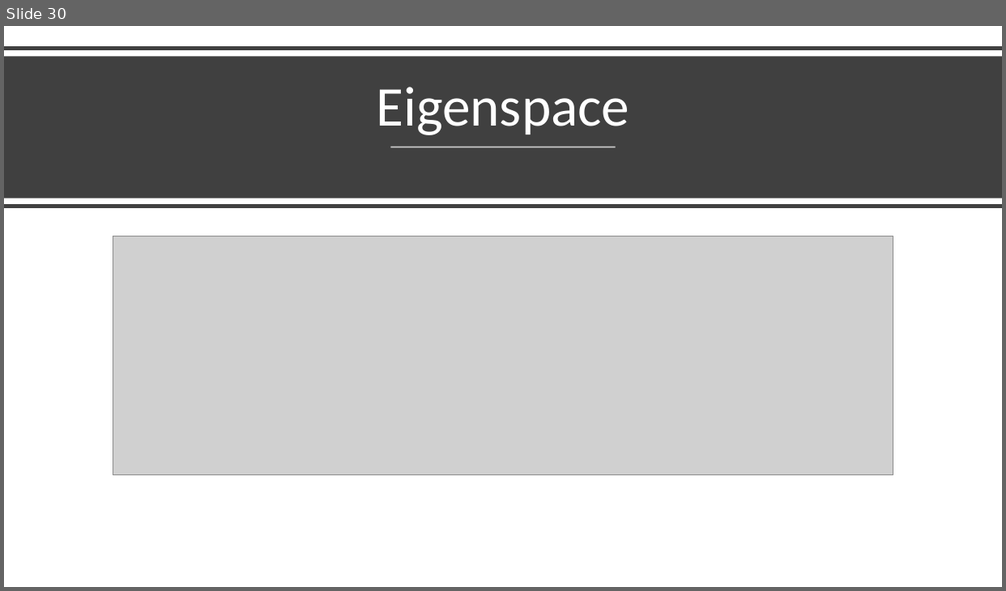
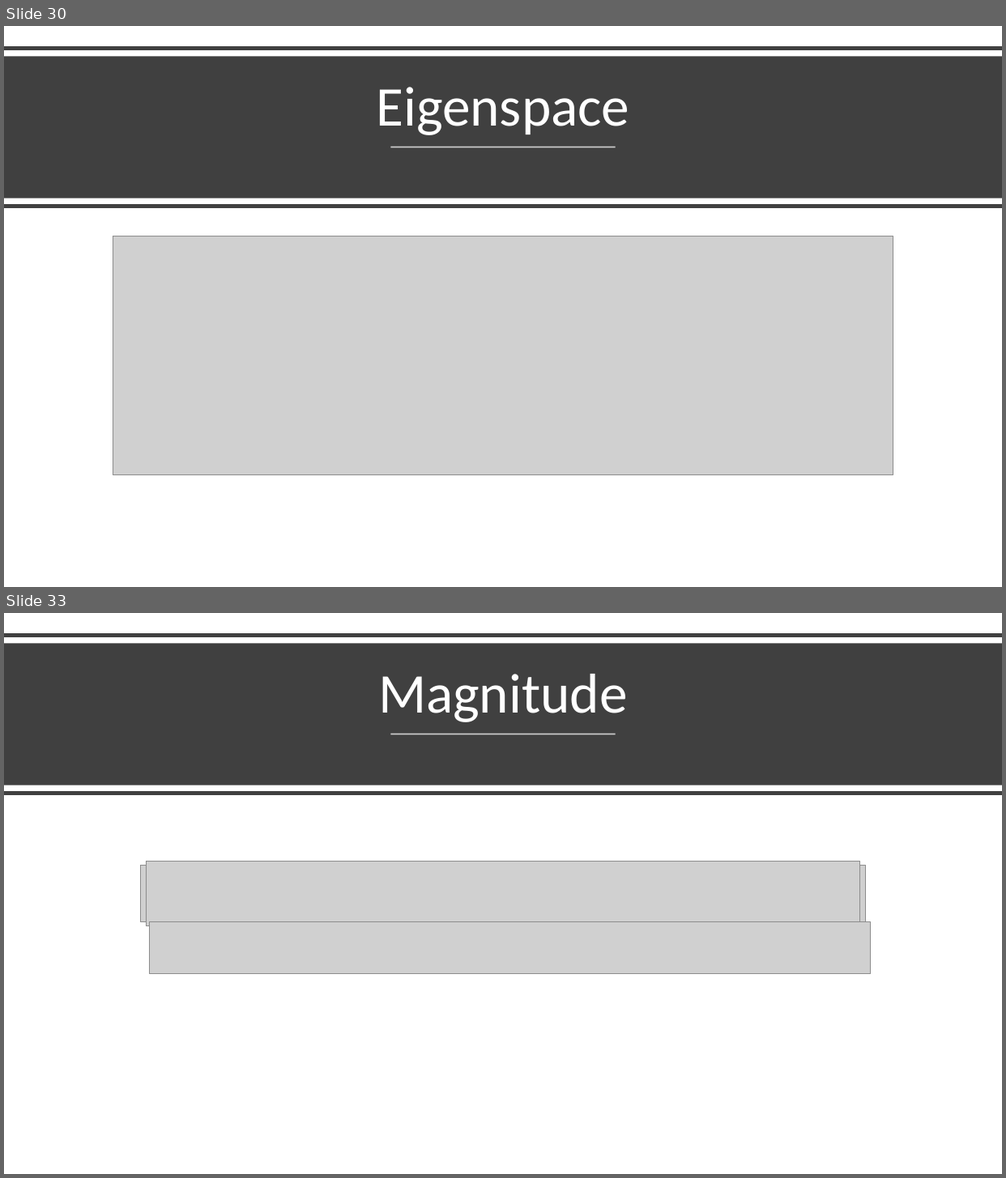
Before and after one commit to Jeffchen54/Linear-Definitions-and-Theorems, a slide deck: Unit 3-4 Definitions.pptx. Shown one above the other, each under a label of ours: slide 30 before the commit, slides 30 and 33 after it; the slides between them are not shown. The pictures are 1006x591 and 1006x1178 pixels, drawn with LibreOffice and Linux fonts; fonts in the diff are those of the drawing; grey boxes stand for pictures. Boxes give left, top, right and bottom in pixels: in the first picture for what was removed or moved away, otherwise in the second. Text is boxed around its words. In the diff, an @@ line names an element or a change of style, - is before the commit and + after.

```diff
--- a/Unit 3-4 Definitions.pptx
+++ b/Unit 3-4 Definitions.pptx
@@ slide 33 added at box(4, 613, 1002, 1174), background #FFFFFF @@
@@ line added from (4, 636) to (1002, 636), #404040 4 pt @@
@@ rectangle added at box(4, 643, 1002, 786), fill #404040 @@
@@ title added at box(378, 674, 628, 722), 54 pt, text #FFFFFF @@
+Magnitude
@@ line added from (391, 735) to (616, 735), #FFFFFF 1.5 pt @@
@@ line added from (4, 794) to (1002, 794), #404040 4 pt @@
@@ picture added at box(141, 866, 866, 922) @@
@@ picture added at box(147, 861, 860, 926) @@
@@ picture added at box(150, 922, 870, 973) @@
```
Also in this commit, not shown: 2 other slides added, 1 other file.
